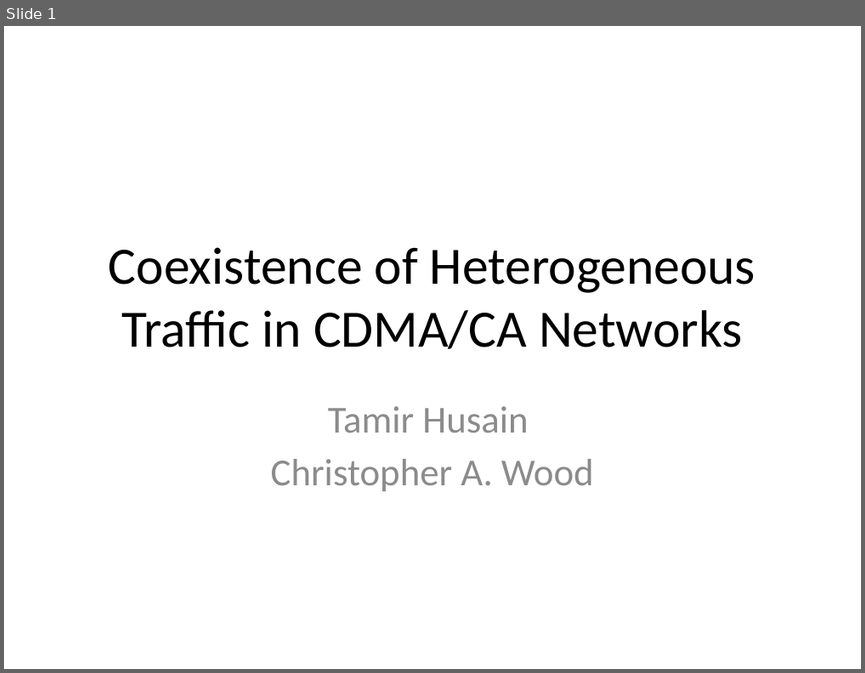
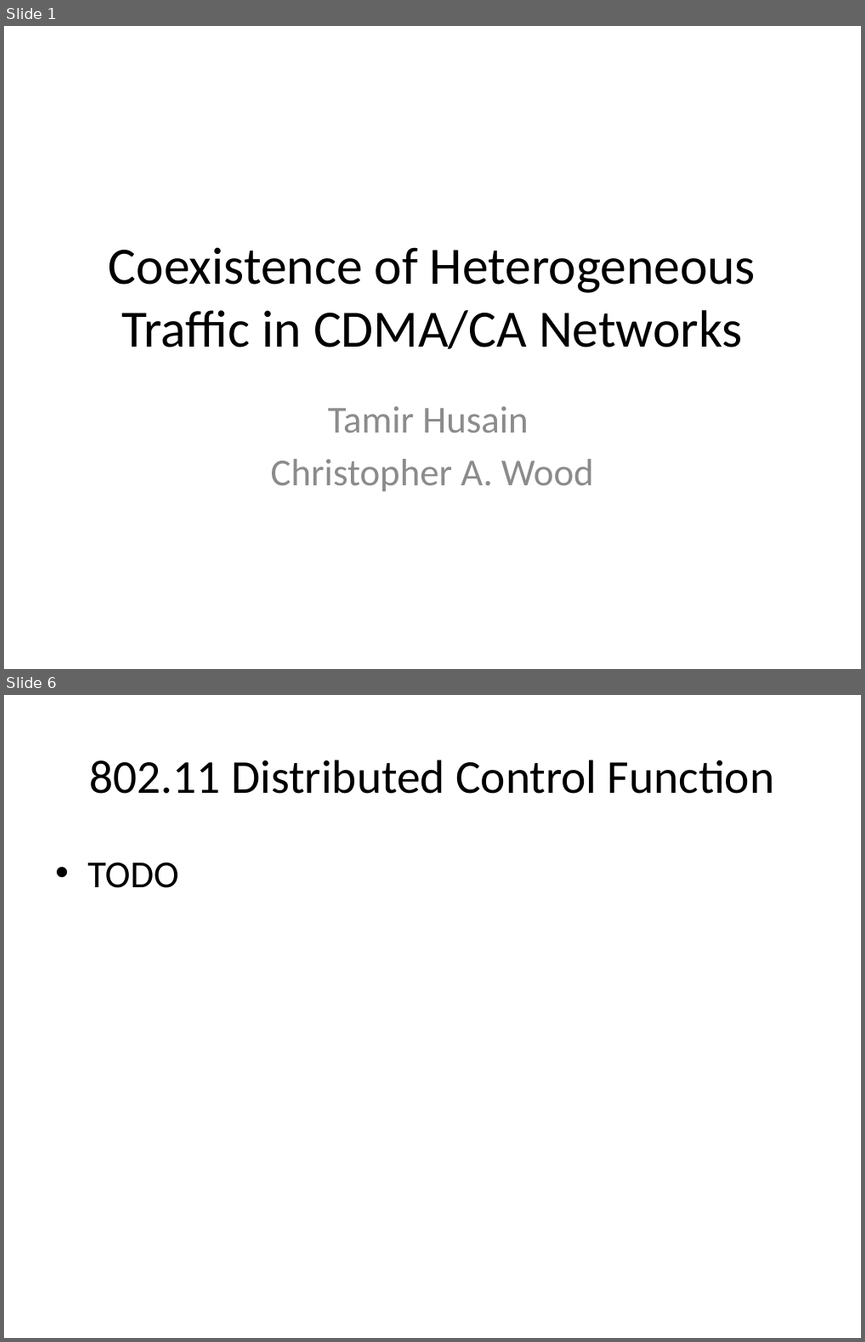
Before and after one commit to tamirh-uci/HeteroTrafficModels, a slide deck: presentation/slides.pptx. Shown one above the other, each under a label of ours: slide 1 before the commit, slides 1 and 6 after it; the slides between them are not shown. The pictures are 865x673 and 865x1342 pixels, drawn with LibreOffice and Linux fonts; fonts in the diff are those of the drawing. Boxes give left, top, right and bottom in pixels: in the first picture for what was removed or moved away, otherwise in the second. Text is boxed around its words. In the diff, an @@ line names an element or a change of style, - is before the commit and + after.

```diff
--- a/presentation/slides.pptx
+++ b/presentation/slides.pptx
@@ slide 6 added at [4,695,861,1338], background #FFFFFF @@
@@ title added at [90,760,774,794], 39.6 pt, text #000000 @@
+802.11 Distributed Control Function
@@ text added at [87,862,178,888], 32 pt, text #000000 @@
+• TODO
```
Also in this commit, not shown: 4 other slides added.
